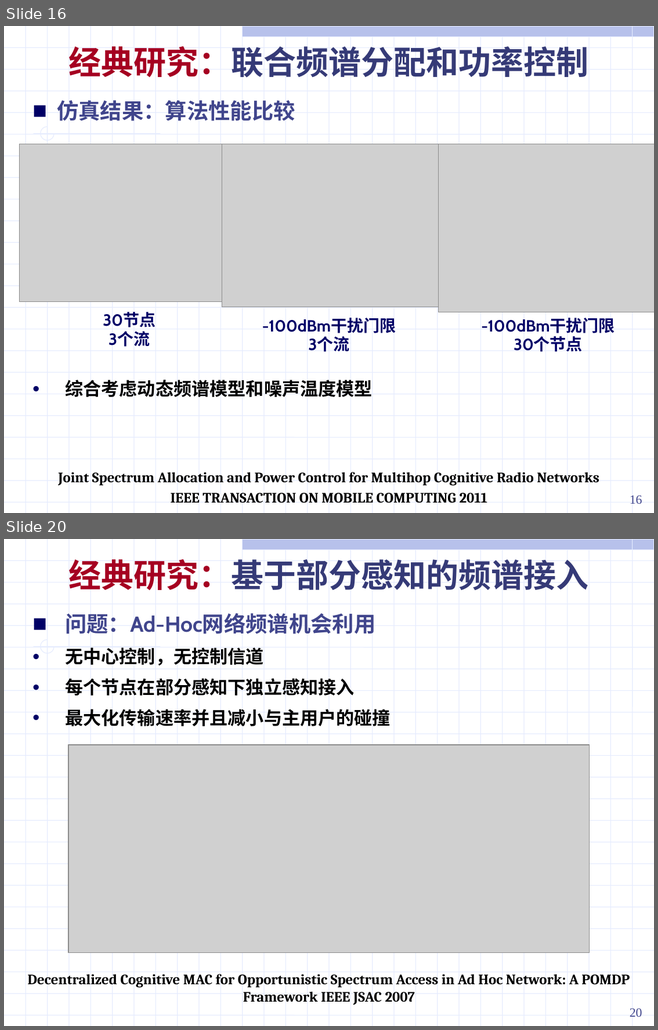
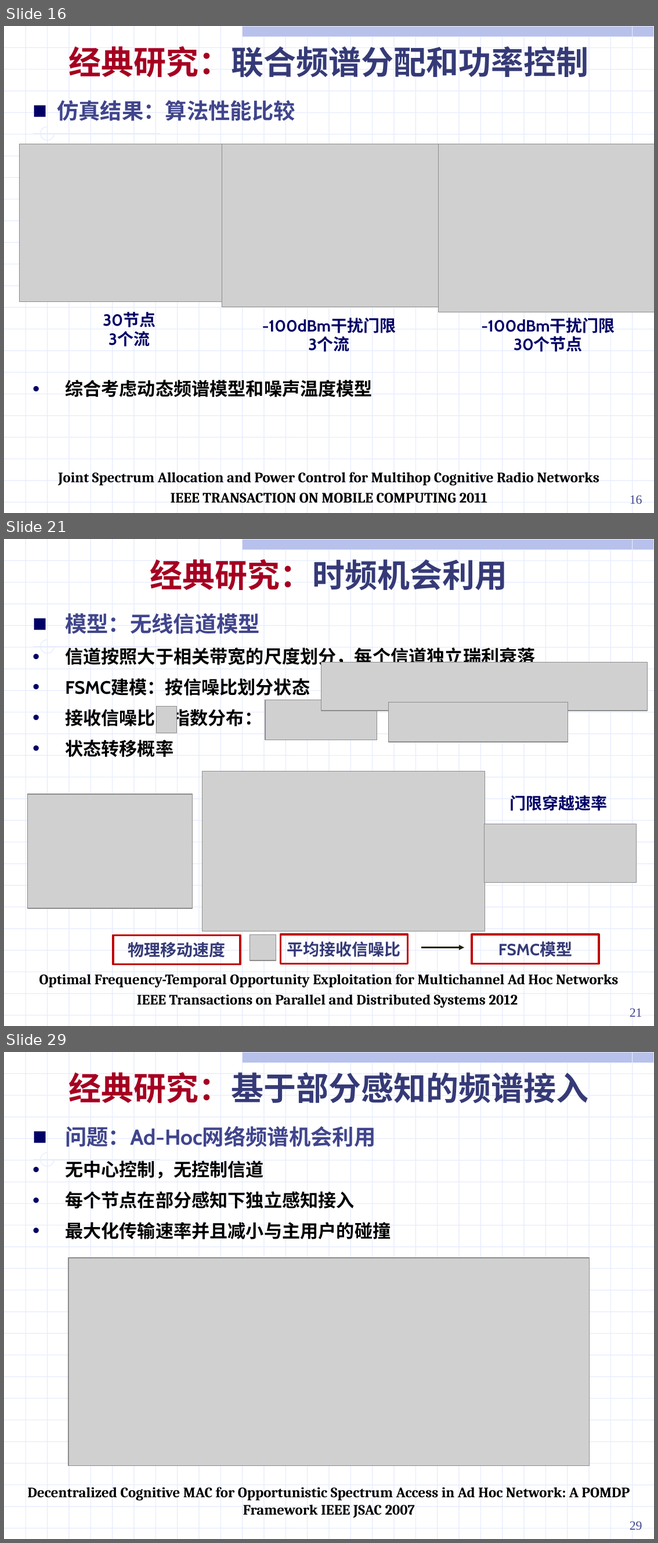
Before and after one commit to ssheroes/hello-world, a slide deck: 战术网频谱共享调研 (2).pptx. Shown one above the other, each under a label of ours: slides 16 and 20 before the commit, slides 16, 21 and 29 after it; the slides between them are not shown. The pictures are 658x1030 and 658x1543 pixels, drawn with LibreOffice and Linux fonts; fonts in the diff are those of the drawing; grey boxes stand for pictures. Boxes give left, top, right and bottom in pixels: in the first picture for what was removed or moved away, otherwise in the second. Text is boxed around its words. In the diff, an @@ line names an element or a change of style, - is before the commit and + after.

```diff
--- a/战术网频谱共享调研 (2).pptx
+++ b/战术网频谱共享调研 (2).pptx
@@ slide 21 added at bbox=[4, 539, 654, 1026], background #FFFFFF; not listed: 56 template elements that a slide beside it also shows @@
@@ text added at bbox=[150, 559, 507, 590], 36 pt, text #353A77, bold @@
+经典研究：时频机会利用
@@ text added at bbox=[65, 613, 535, 757], 20 pt, text #000000, bold @@
+■ 模型：无线信道模型
+• 信道按照大于相关带宽的尺度划分，每个信道独立瑞利衰落
+• FSMC建模：按信噪比划分状态
+• 接收信噪比 指数分布：
+• 状态转移概率
@@ picture added at bbox=[321, 663, 647, 711] @@
@@ picture added at bbox=[156, 706, 177, 733] @@
@@ picture added at bbox=[265, 700, 377, 740] @@
@@ picture added at bbox=[389, 702, 568, 741] @@
@@ picture added at bbox=[202, 772, 485, 931] @@
@@ picture added at bbox=[27, 794, 192, 908] @@
@@ text added at bbox=[509, 795, 607, 811], 18 pt, text #000066, bold @@
+门限穿越速率
@@ picture added at bbox=[484, 824, 636, 884] @@
@@ rectangle added at bbox=[113, 935, 241, 965], outline #C00000 2.25 pt, 18 pt, text #353A77, bold @@
+物理移动速度
@@ picture added at bbox=[249, 935, 275, 961] @@
@@ rectangle added at bbox=[280, 935, 408, 964], outline #C00000 2.25 pt, 18 pt, text #353A77, bold @@
+平均接收信噪比
@@ rectangle added at bbox=[471, 935, 599, 964], outline #C00000 2.25 pt, 18 pt, text #353A77, bold @@
+FSMC模型
@@ arrow added from (421, 947) to (464, 947), #251F07 1.5 pt @@
@@ text added at bbox=[39, 974, 618, 1008], 16 pt, text #000000, bold @@
+Optimal Frequency-Temporal Opportunity Exploitation for Multichannel Ad Hoc Networks
+IEEE Transactions on Parallel and Distributed Systems 2012
@@ page number added at bbox=[629, 1008, 642, 1017], 14 pt, text #40458C @@
+21
@@ what was slide 20 is now slide 29 @@
@@ page number at bbox=[629, 1521, 642, 1530]: text changed @@
-20
+29
```
Also in this commit, not shown: 9 slides changed, 9 other slides added.
